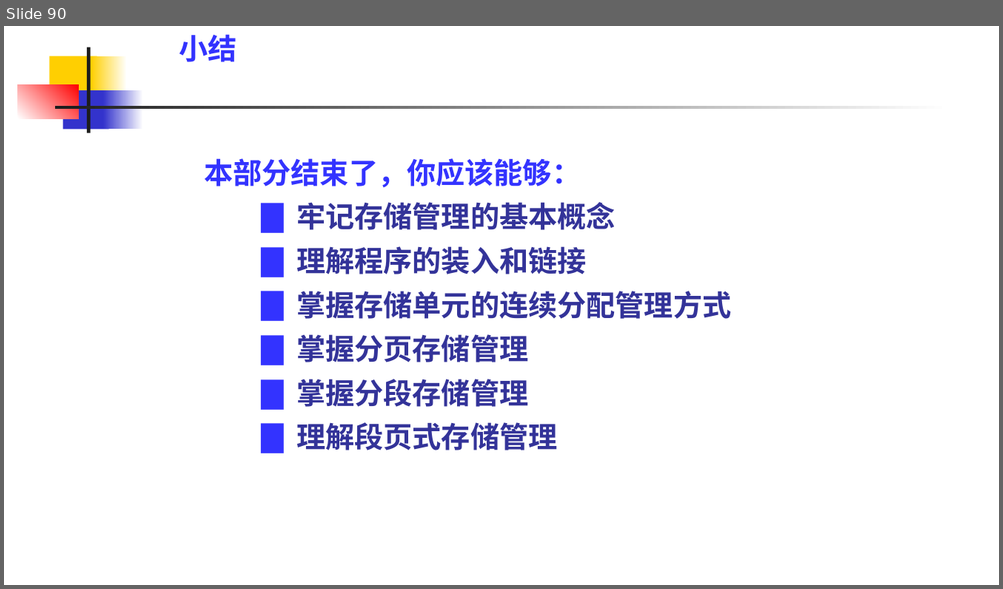
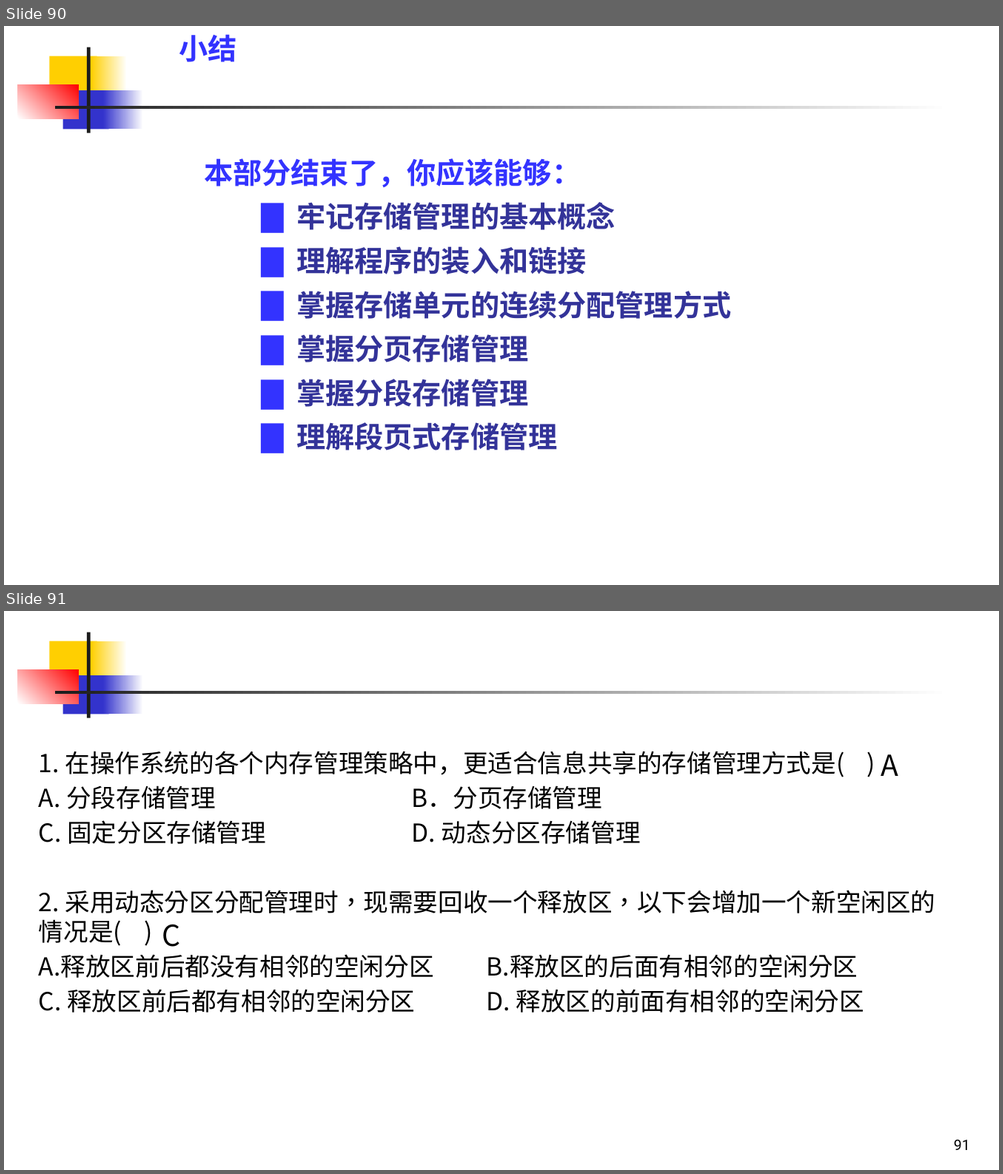
Before and after one commit to zeemeil/zeemeil.github.io, a slide deck: files/2025_2_OS/0930_OS_ch3.pptx. Shown one above the other, each under a label of ours: slide 90 before the commit, slides 90 and 91 after it. The pictures are 1003x589 and 1003x1174 pixels, drawn with LibreOffice and Linux fonts; fonts in the diff are those of the drawing. Boxes give left, top, right and bottom in pixels: in the first picture for what was removed or moved away, otherwise in the second. Text is boxed around its words. In the diff, an @@ line names an element or a change of style, - is before the commit and + after.

```diff
--- a/files/2025_2_OS/0930_OS_ch3.pptx
+++ b/files/2025_2_OS/0930_OS_ch3.pptx
@@ slide 91 added at <box>4,611,999,1170</box>, background #FFFFFF; not listed: 7 template elements that a slide beside it also shows @@
@@ text added at <box>39,751,935,1013</box>, 24 pt, text #000000 @@
+1. 在操作系统的各个内存管理策略中，更适合信息共享的存储管理方式是( )
+A. 分段存储管理 B．分页存储管理
+C. 固定分区存储管理 D. 动态分区存储管理
+2. 采用动态分区分配管理时，现需要回收一个释放区，以下会增加一个新空闲区的情况是( )
+A.释放区前后都没有相邻的空闲分区 B.释放区的后面有相邻的空闲分区
+C. 释放区前后都有相邻的空闲分区 D. 释放区的前面有相邻的空闲分区
@@ text added at <box>881,755,899,776</box>, 28 pt, text #000000 @@
+A
@@ text added at <box>162,924,181,947</box>, 28 pt, text #000000 @@
+C
@@ page number added at <box>953,1140,970,1150</box>, 14 pt, text #000000 @@
+91
```
Also in this commit, not shown: 10 other slides added, 17 other files.
